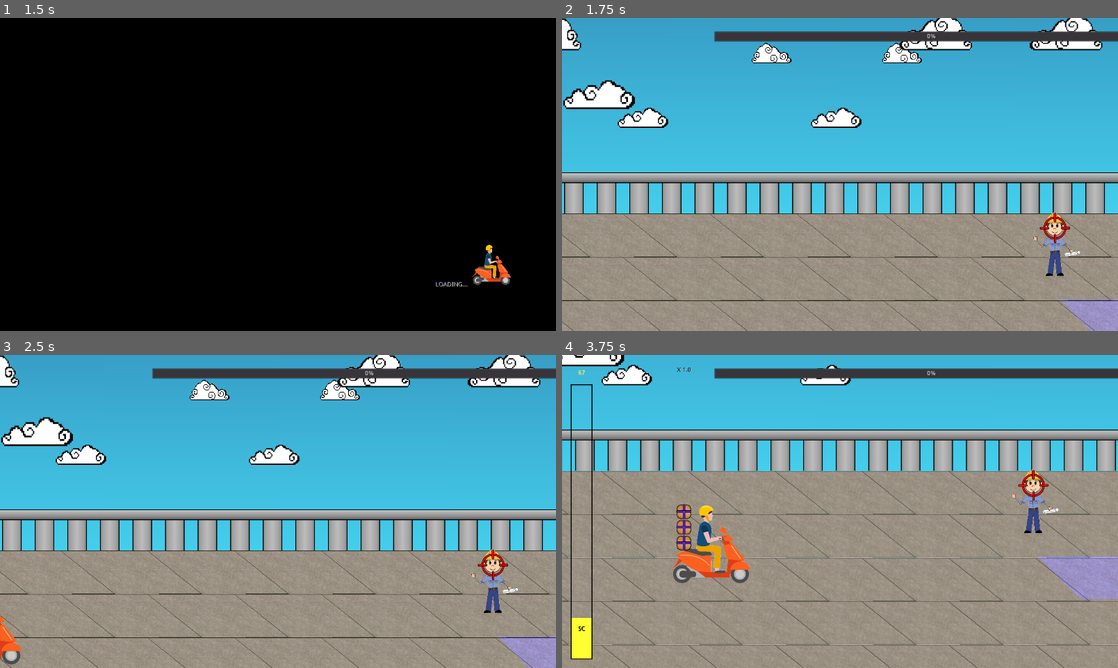
Above: before the commit, frames 1-4 (two rows, left to right).
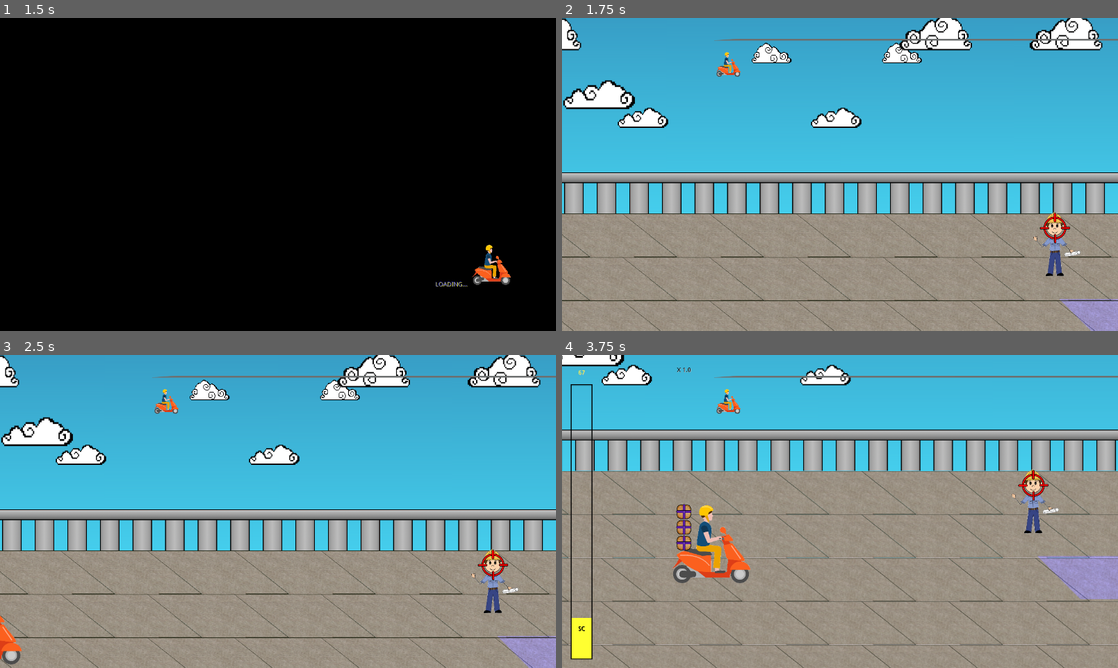
Above: after the commit, the same moments.

Repository: Anatolij-Grigorjev/MopedRebelGO
Game: Godot game, scene res://gui/stage_select_screen.tscn
The game is run twice, just before and just after one commit, with the same random seed, the same clock (stepped at 60 frames per second) and the same inputs.
Inputs:
- Up to frame 1 (1.5 s): tap Enter at 0.5 s; hold Right (ui_right) 0.53-1.28 s; tap O (diss_target_above) at 0.6 s; hold S (swerve_down) from 1.28 s (still down); tap L (diss_target_below) at 1.35 s
- Up to frame 2 (1.75 s): keep holding S (swerve_down)
- Up to frame 3 (2.5 s): tap Space (debug1) at 2 s; release S (swerve_down) at 2.03 s; hold Right (ui_right) from 2.03 s (still down); tap P (say_diss) at 2.1 s
- Up to frame 4 (3.75 s): release Right (ui_right) at 2.78 s; hold W (swerve_up) 2.78-3.53 s; tap O (diss_target_above) at 2.85 s; hold Left (ui_left) from 3.53 s (still down); tap L (diss_target_below) at 3.6 s

Frame 1 is identical in both runs. In frame 2, 2.5% of the frame differs, in the area x 27-100%, y 4-19%; in frame 3, 2.5%; in frame 4, 2.6%.
Error in both runs: Invalid get index '-1' (on base: 'Array'). (res://utils/logger.gd:103)

Commit message:
WIP stage progress tracker bar

Diff:
--- a/game/gui/stage_progress.gd
+++ b/game/gui/stage_progress.gd
@@ -1,4 +1,4 @@
-extends ProgressBar
+extends TextureProgress
 class_name StageProgressBar
 """
 Progress bar that shows current progress of node in stage.
@@ -6,11 +6,7 @@
 """
 
 
-export(NodePath) var track_node_path setget set_track_path
-export(Vector2) var stage_bounds setget set_bounds
-
-
-onready var track_node: Node2D = get_node(track_node_path)
+export(Vector2) var stage_bounds setget _set_bounds
 
 
 func _ready() -> void:
@@ -18,16 +14,10 @@
 
 
 func _process(delta: float) -> void:
-	if (is_instance_valid(track_node)):
-		self.value = track_node.global_position.x
+	pass
 
 
-func set_bounds(bounds: Vector2) -> void:
+func _set_bounds(bounds: Vector2) -> void:
 	stage_bounds = bounds
-	self.min_value = bounds.x
-	self.max_value = bounds.y
-
-
-func set_track_path(path: NodePath) -> void:
-	track_node_path = path
-	track_node = get_node(path)
+	min_value = bounds.x
+	max_value = bounds.y
--- a/game/gui/stage_progress.tscn
+++ b/game/gui/stage_progress.tscn
@@ -1,17 +1,22 @@
-[gd_scene load_steps=3 format=2]
+[gd_scene load_steps=4 format=2]
 
-[ext_resource path="res://gui/stage_progress.gd" type="Script" id=1]
+[ext_resource path="res://gui/stage_progress_track.png" type="Texture" id=1]
+[ext_resource path="res://gui/stage_progress.gd" type="Script" id=2]
+[ext_resource path="res://rebel/rebel_on_moped_mid.png" type="Texture" id=3]
 
-[sub_resource type="StyleBoxFlat" id=1]
-bg_color = Color( 0.92549, 0.0196078, 0.0196078, 1 )
-border_color = Color( 0.113725, 0.0117647, 0.0117647, 1 )
-corner_detail = 5
-
-[node name="StageProgress" type="ProgressBar"]
+[node name="StageProgress" type="TextureProgress"]
 margin_left = 100.0
 margin_top = 30.0
 margin_right = 1100.0
 margin_bottom = 55.0
-custom_styles/fg = SubResource( 1 )
 value = 56.0
-script = ExtResource( 1 )
+texture_over = ExtResource( 1 )
+nine_patch_stretch = true
+script = ExtResource( 2 )
+
+[node name="TextureRect" type="TextureRect" parent="."]
+margin_top = 45.0
+margin_right = 64.0
+margin_bottom = 109.0
+texture = ExtResource( 3 )
+expand = true
--- a/game/project.godot
+++ b/game/project.godot
@@ -144,7 +144,7 @@
 "language": "GDScript",
 "path": "res://stages/stage_cutscene_area.gd"
 }, {
-"base": "ProgressBar",
+"base": "TextureProgress",
 "class": "StageProgressBar",
 "language": "GDScript",
 "path": "res://gui/stage_progress.gd"
Binary file added: game/gui/stage_progress_track.png
Not shown, added: game/gui/stage_progress_track.png.import
Not shown, added: assets/workspace/stage_progress_track.kra
Not shown, added: assets/workspace/stage_progress_track.kra~
